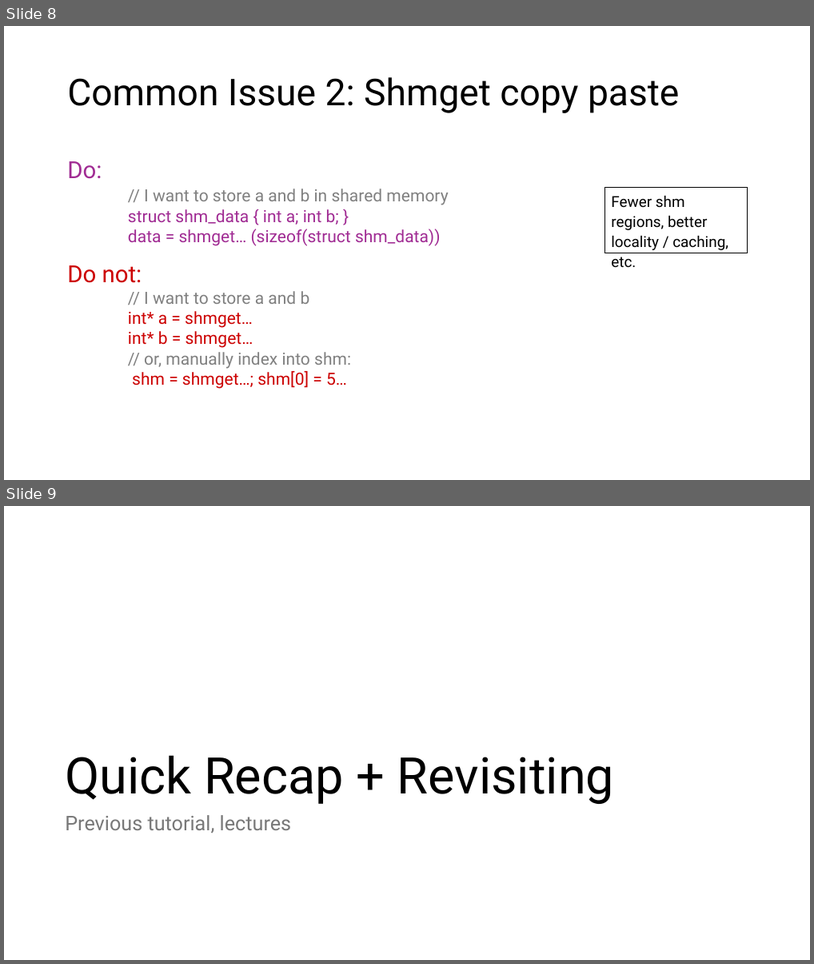
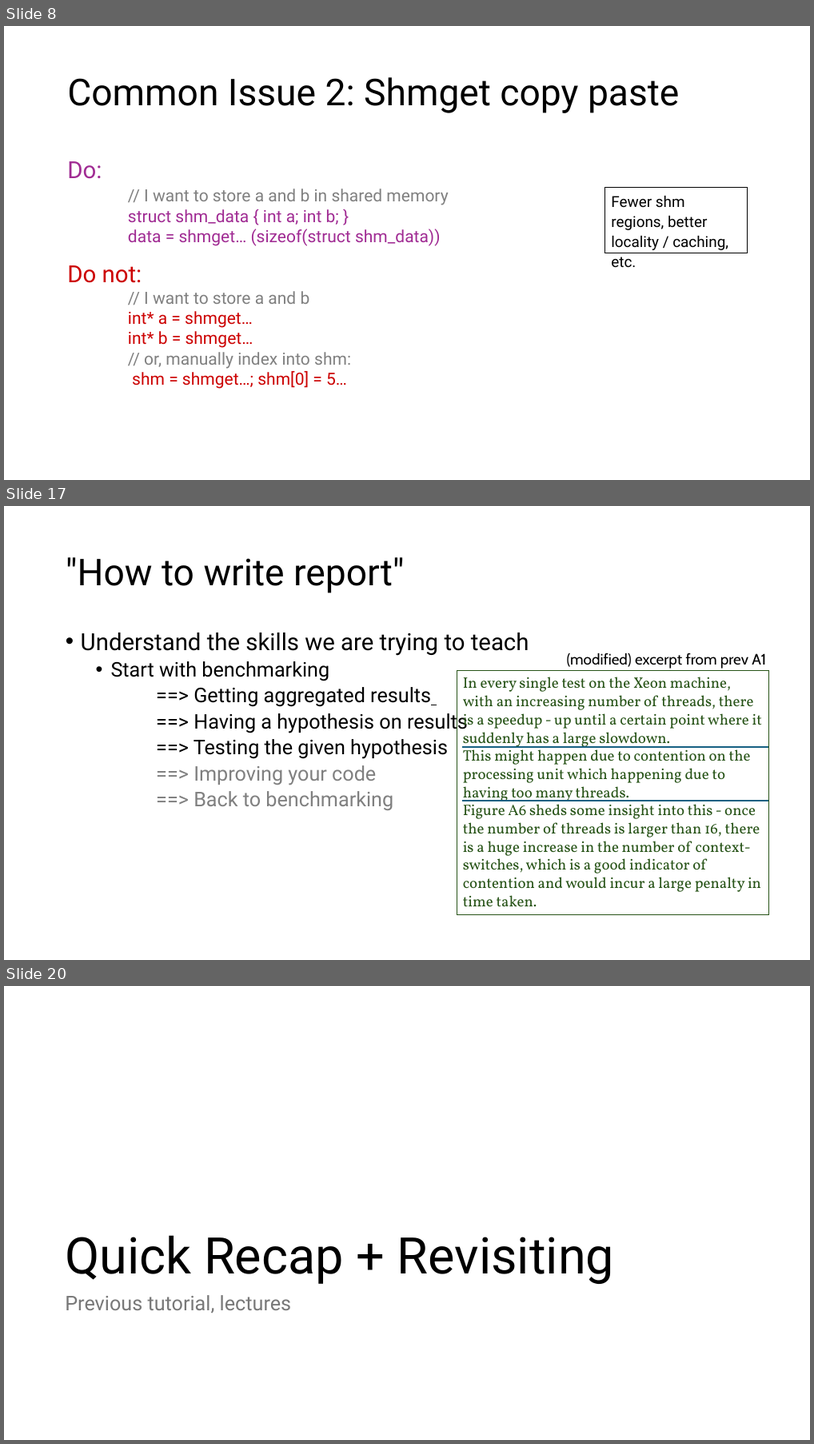
Before and after one commit to theodoreleebrant/TA-2425S1, a slide deck: CS3210/CS3210-TL3 (Lab 2).pptx. Shown one above the other, each under a label of ours: slides 8 and 9 before the commit, slides 8, 17 and 20 after it; the slides between them are not shown. The pictures are 814x964 and 814x1444 pixels, drawn with LibreOffice and Linux fonts; fonts in the diff are those of the drawing. Boxes give left, top, right and bottom in pixels: in the first picture for what was removed or moved away, otherwise in the second. Text is boxed around its words. In the diff, an @@ line names an element or a change of style, - is before the commit and + after.

Commit message:
add "how to write report" section

```diff
--- a/CS3210/CS3210-TL3 (Lab 2).pptx
+++ b/CS3210/CS3210-TL3 (Lab 2).pptx
@@ slide 17 added at bbox=[4, 506, 810, 960], background #FFFFFF @@
@@ title added at bbox=[66, 557, 405, 593], 44 pt, text #000000 @@
+"How to write report"
@@ text added at bbox=[81, 632, 530, 810], 24 pt, text #000000 @@
+• Understand the skills we are trying to teach
+  • Start with benchmarking
+  ==> Getting aggregated results
+  ==> Having a hypothesis on results
+  ==> Testing the given hypothesis
+  ==> Improving your code
+  ==> Back to benchmarking
@@ rectangle added at bbox=[457, 671, 770, 915], outline #275417 0.75 pt, 18 pt, text #275417 @@
+In every single test on the Xeon machine, with an increasing number of threads, there is a speedup - up until a certain point where it suddenly has a large slowdown.
+This might happen due to contention on the processing unit which happening due to having too many threads.
+Figure A6 sheds some insight into this - once the number of threads is larger than 16, there is a huge increase in the number of context-switches, which is a good indicator of contention and would incur a large penalty in time taken.
@@ text added at bbox=[567, 652, 766, 668], 18 pt, text #000000 @@
+(modified) excerpt from prev A1
@@ line added from (462, 747) to (770, 747), #156082 1.5 pt @@
@@ line added from (462, 800) to (770, 800), #156082 1.5 pt @@
@@ what was slide 9 is now slide 20 @@
```
Also in this commit, not shown: 2 slides changed, 10 other slides added.
